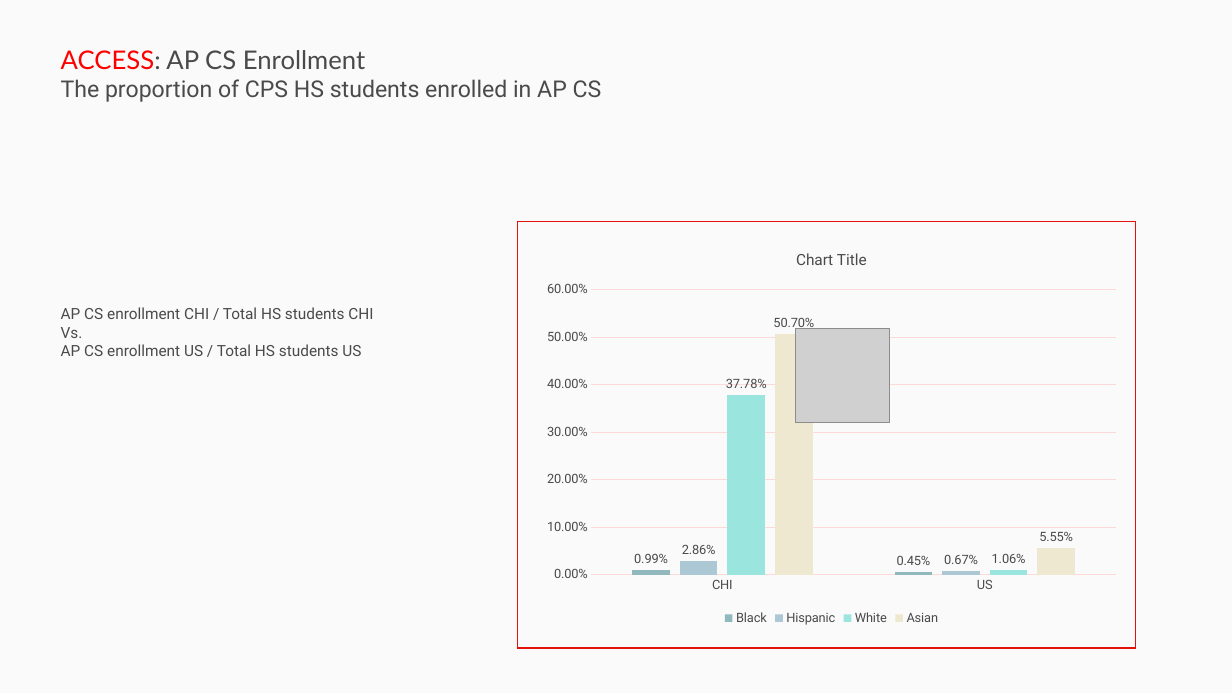
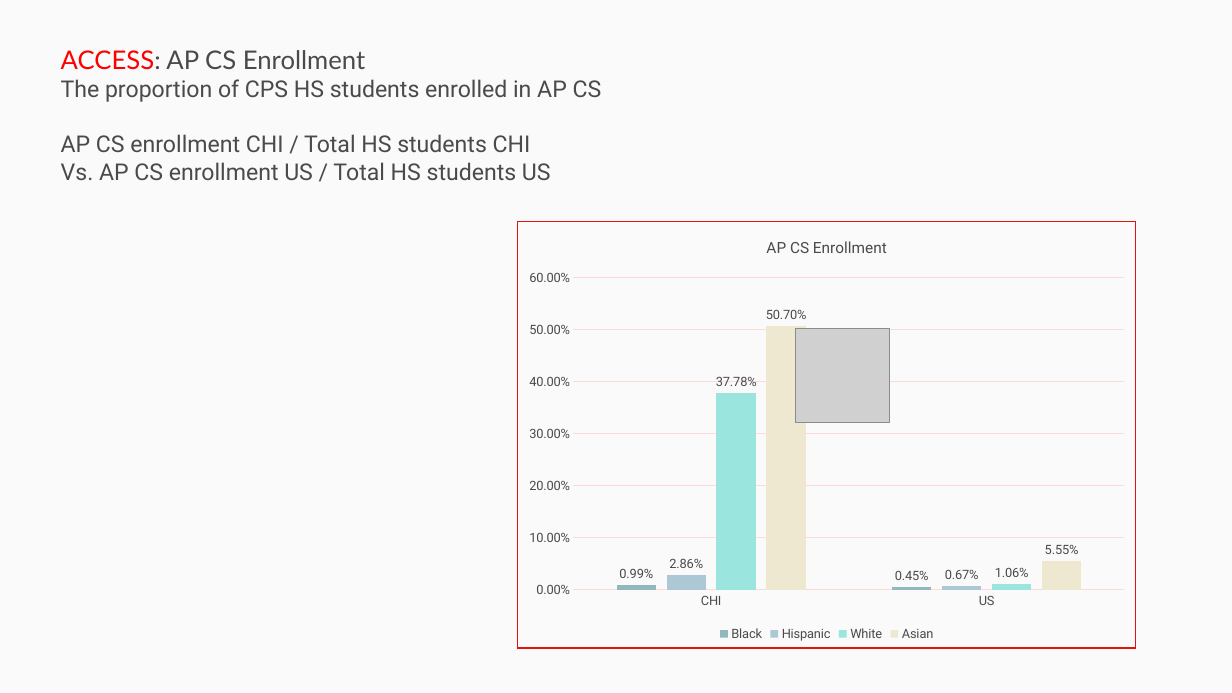
Before and after one commit to p33chicago/P33-DEI-dashboard-project, a slide deck: slide 17 of docs/Deep diving plots.pptx (slide 18 before the commit). Drawn at 1232x693 pixels with LibreOffice and Linux fonts; fonts in the diff are those of the drawing; grey boxes stand for pictures. Boxes give left, top, right and bottom in pixels: in the first picture for what was removed or moved away, otherwise in the second. Text is boxed around its words. In the diff, an @@ line names an element or a change of style, - is before the commit and + after.

```diff
--- a/docs/Deep diving plots.pptx
+++ b/docs/Deep diving plots.pptx
@@ text at [61,134,551,180]: paragraphs added @@
+AP CS enrollment CHI / Total HS students CHI
+Vs. AP CS enrollment US / Total HS students US
@@ column chart at [517,221,1137,645] @@
@@ title "AP CS Enrollment " added @@
@@ column chart: place and size @@
-column chart at [535,234,1128,629]
+column chart at [517,221,1137,645]
@@ text removed at [61,307,373,356] @@
-AP CS enrollment CHI / Total HS students CHI
-Vs.
-AP CS enrollment US / Total HS students US
```
Also in this commit, not shown: 16 other slides changed, 1 slide removed, 1 other file.
